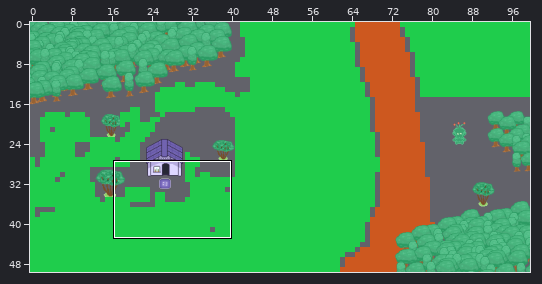
Tiled map -- game_map/map.tmx. Above, an overview of the earlier version with the close-up marked.
Close-up. First the earlier version:
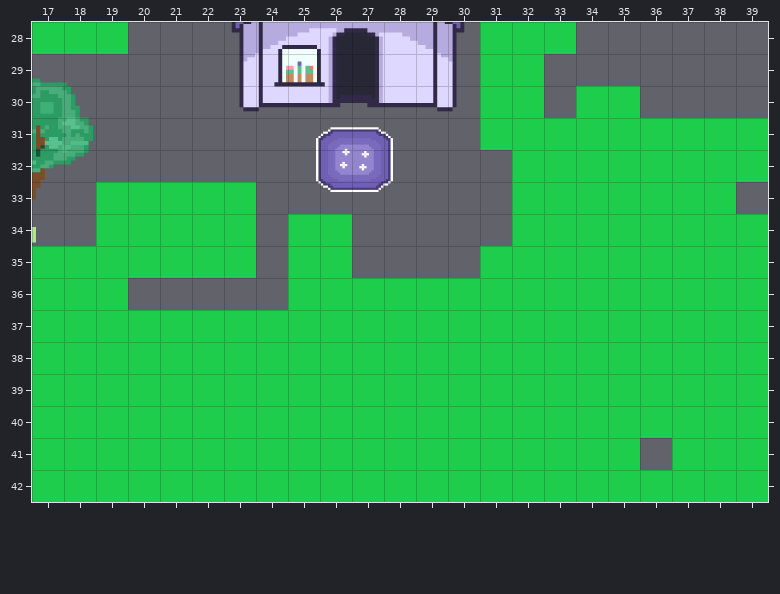
Cells are 64x64 px. Shown: x 17..39, y 28..42. Not drawn, because the pictures are missing: unchanged layers "Ground", "WildPlants".
The same view after the edit:
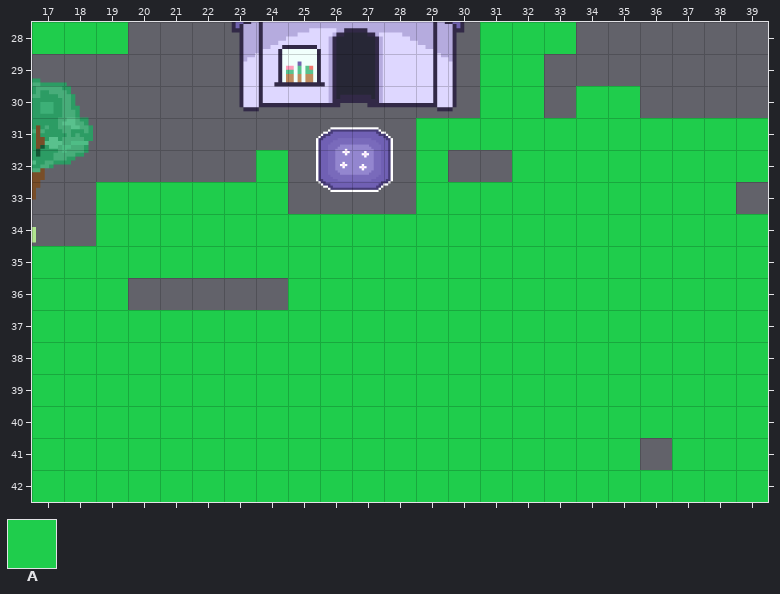
Key: from "interaction": A 0.
_ is an empty cell.
Edits made:
Changed rows in their new state; . is an unchanged cell.
Layer "FarmLand":
first column x 24:
31 .....AA.
32 A....A..
33 A....AAA
34 A..AAAAA
35 A..AAAA.
